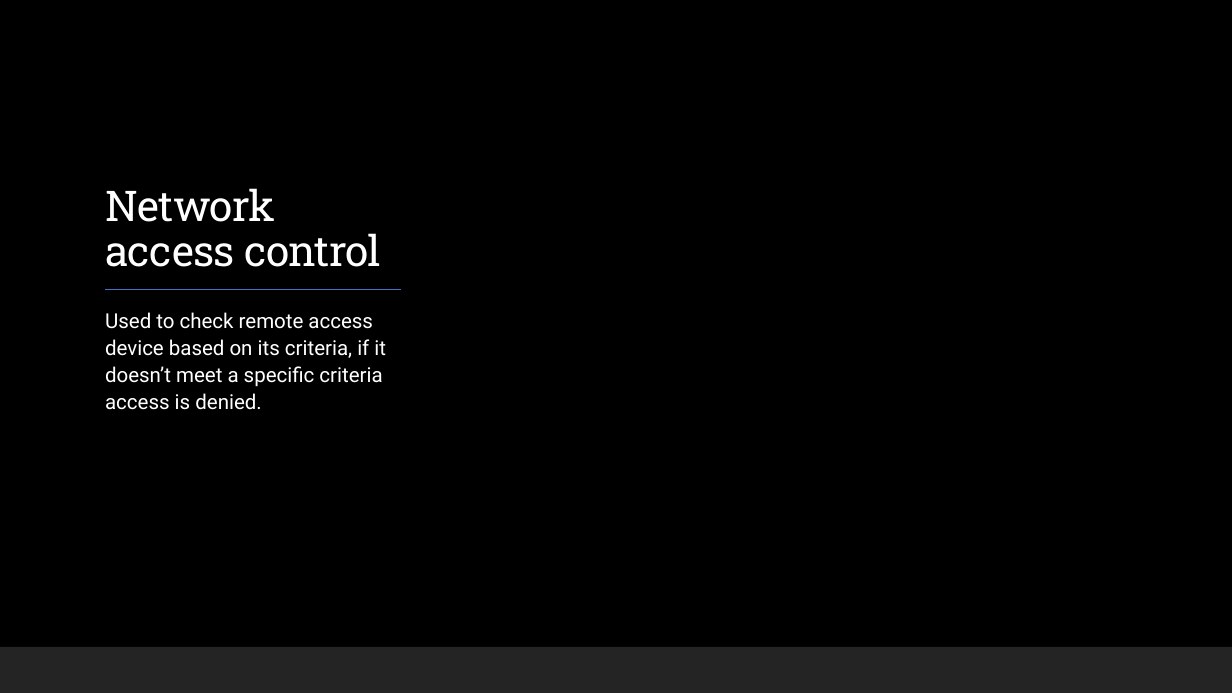
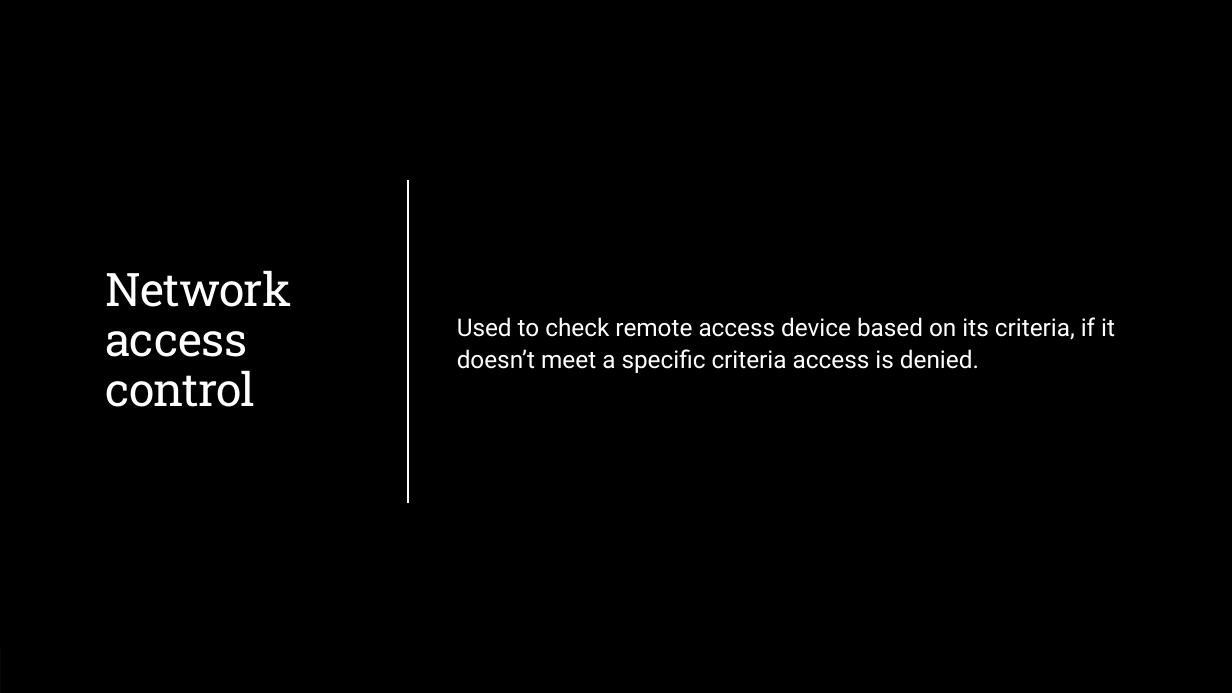
Before and after one commit to ronnie-1947/access-control-ppt, a slide deck: slide 32 of Access Control.pptx. Drawn at 1232x693 pixels with LibreOffice and Linux fonts; fonts in the diff are those of the drawing; background and template pictures are left out. Boxes give left, top, right and bottom in pixels: in the first picture for what was removed or moved away, otherwise in the second. Text is boxed around its words. In the diff, an @@ line names an element or a change of style, - is before the commit and + after.

Commit message:
Optimized fonts and images

```diff
--- a/Access Control.pptx
+++ b/Access Control.pptx
@@ title "Network access control": place and size @@
-title "Network access control" at <box>105,188,381,267</box>
+title "Network access control" at <box>105,270,291,407</box>
@@ title "Network access control" at <box>105,270,291,407</box>: size 33 to 36 pt; vertical alignment bottom to middle @@
@@ text "Used to check remote access ...": place and size @@
-text "Used to check remote access ..." at <box>105,312,386,410</box>
+text "Used to check remote access ..." at <box>457,317,1115,373</box>
@@ text "Used to check remote access ..." at <box>457,317,1115,373</box>: size 16 to 19 pt; vertical alignment top to middle @@
@@ rectangle removed at <box>71,125,439,565</box> @@
@@ line added from (409, 179) to (409, 503), #FFFFFF 1.5 pt @@
@@ line removed from (105, 289) to (401, 289) @@
@@ rectangle removed at <box>0,647,1232,693</box> @@
```
Also in this commit, not shown: 10 other slides changed.
